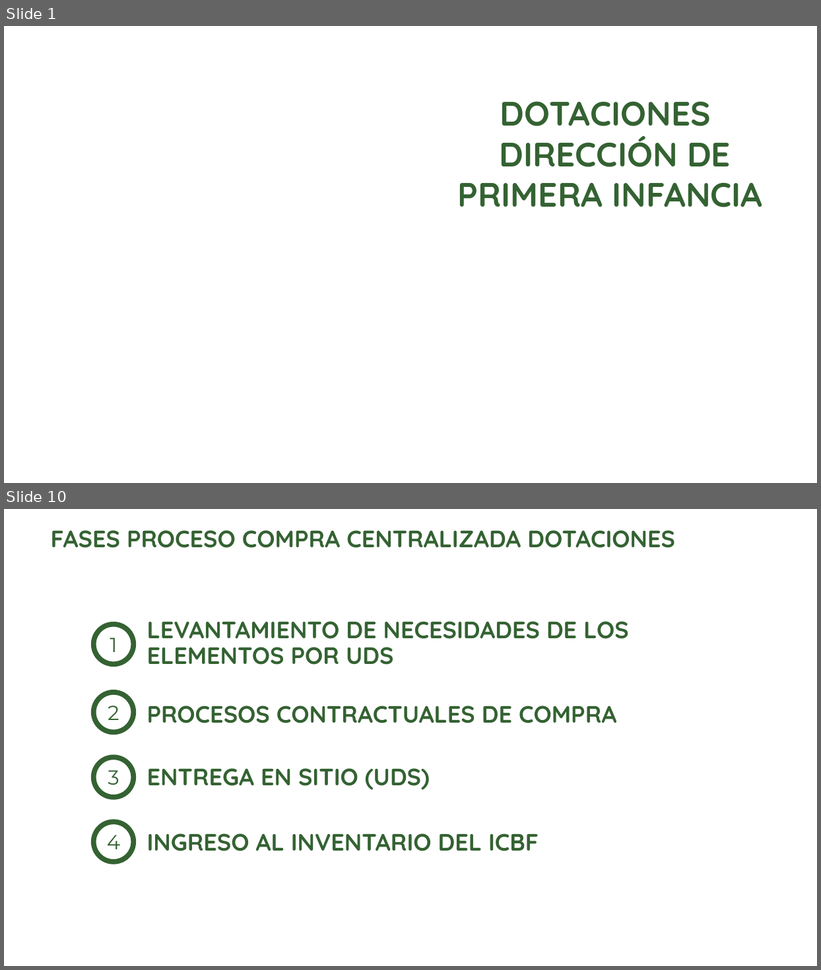
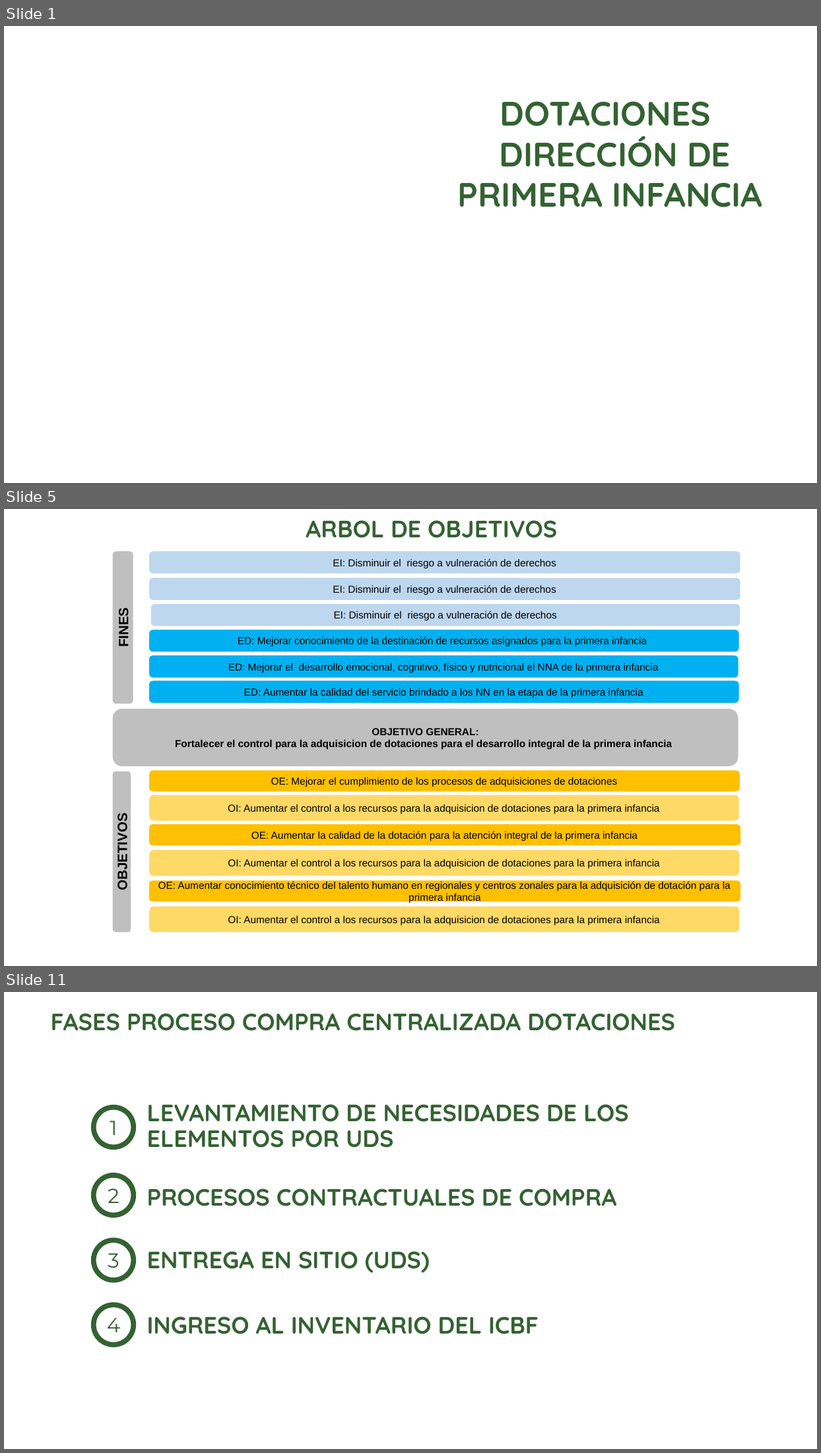
Before and after one commit to paulaO/Dotaciones2019, a slide deck: 5.GestionDotaciones/CompraControlada/ReunionCompraCentralizada_2018/PRESENTACION CENTRALIZACION DOTACIONES 070319.pptx. Shown one above the other, each under a label of ours: slides 1 and 10 before the commit, slides 1, 5 and 11 after it; the slides between them are not shown. The pictures are 821x970 and 821x1453 pixels, drawn with LibreOffice and Linux fonts; fonts in the diff are those of the drawing; background and template pictures are left out. Boxes give left, top, right and bottom in pixels: in the first picture for what was removed or moved away, otherwise in the second. Text is boxed around its words. In the diff, an @@ line names an element or a change of style, - is before the commit and + after.

```diff
--- a/5.GestionDotaciones/CompraControlada/ReunionCompraCentralizada_2018/PRESENTACION CENTRALIZACION DOTACIONES 070319.pptx
+++ b/5.GestionDotaciones/CompraControlada/ReunionCompraCentralizada_2018/PRESENTACION CENTRALIZACION DOTACIONES 070319.pptx
@@ slide 5 added at [4,509,817,966], background picture (left out) @@
@@ text added at [306,520,557,538], 28 pt, text #346232, bold @@
+ARBOL DE OBJETIVOS
@@ rounded rectangle added at [113,551,133,704], fill #BFBFBF, 16 pt, text #000000, bold @@
+FINES
@@ rounded rectangle added at [149,552,741,574], fill #BDD7EE, 12 pt, text #000000 @@
+EI: Disminuir el riesgo a vulneración de derechos
@@ rounded rectangle added at [149,578,741,600], fill #BDD7EE, 12 pt, text #000000 @@
+EI: Disminuir el riesgo a vulneración de derechos
@@ rounded rectangle added at [151,604,741,626], fill #BDD7EE, 12 pt, text #000000 @@
+EI: Disminuir el riesgo a vulneración de derechos
@@ rounded rectangle added at [149,630,739,652], fill #00B0F0, 12 pt, text #000000 @@
+ED: Mejorar conocimiento de la destinación de recursos asignados para la primera infancia
@@ rounded rectangle added at [149,656,739,678], fill #00B0F0, 12 pt, text #000000 @@
+ED: Mejorar el desarrollo emocional, cognitivo, físico y nutricional el NNA de la primera infancia
@@ rounded rectangle added at [149,681,739,703], fill #00B0F0, 12 pt, text #000000 @@
+ED: Aumentar la calidad del servicio brindado a los NN en la etapa de la primera infancia
@@ rounded rectangle added at [113,709,739,766], fill #BFBFBF, 12 pt, text #000000, bold @@
+OBJETIVO GENERAL:
+Fortalecer el control para la adquisicion de dotaciones para el desarrollo integral de la primera infancia
@@ rounded rectangle added at [113,772,131,933], fill #BFBFBF, 16 pt, text #000000, bold @@
+OBJETIVOS
@@ rounded rectangle added at [149,770,740,792], fill #FFC000, 12 pt, text #000000 @@
+OE: Mejorar el cumplimiento de los procesos de adquisiciones de dotaciones
@@ rounded rectangle added at [149,795,739,821], fill #FFD966, 12 pt, text #000000 @@
+OI: Aumentar el control a los recursos para la adquisicion de dotaciones para la primera infancia
@@ rounded rectangle added at [149,824,741,846], fill #FFC000, 12 pt, text #000000 @@
+OE: Aumentar la calidad de la dotación para la atención integral de la primera infancia
@@ rounded rectangle added at [149,851,740,876], fill #FFD966, 12 pt, text #000000 @@
+OI: Aumentar el control a los recursos para la adquisicion de dotaciones para la primera infancia
@@ rounded rectangle added at [149,881,741,902], fill #FFC000, 12 pt, text #000000 @@
+OE: Aumentar conocimiento técnico del talento humano en regionales y centros zonales para la adquisición de dotación para la primera infancia
@@ rounded rectangle added at [149,907,740,932], fill #FFD966, 12 pt, text #000000 @@
+OI: Aumentar el control a los recursos para la adquisicion de dotaciones para la primera infancia
@@ what was slide 10 is now slide 11 @@
```
Also in this commit, not shown: 2 slides changed, 6 other slides added, 6 slides removed, 11 other files.
